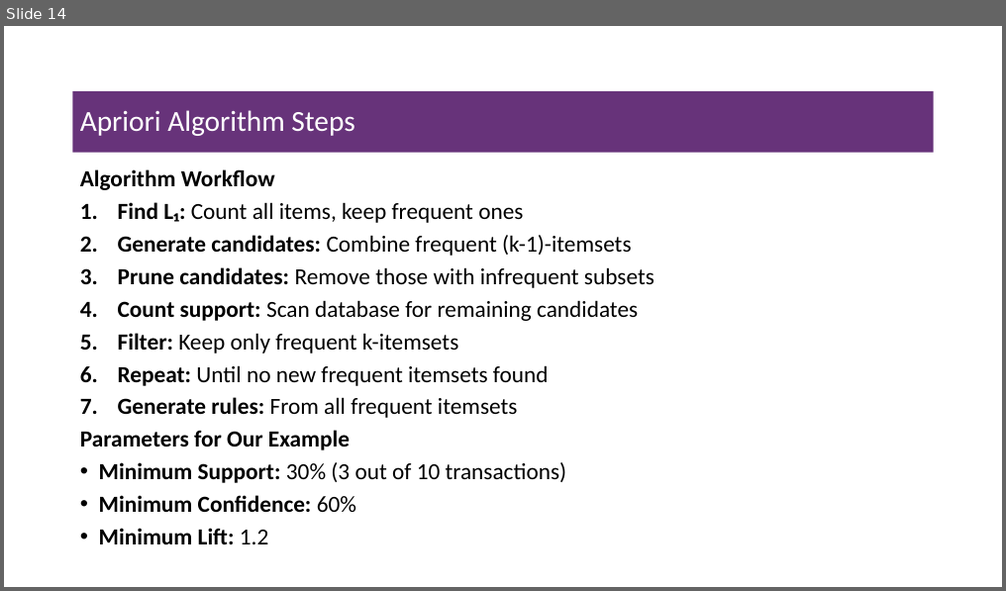
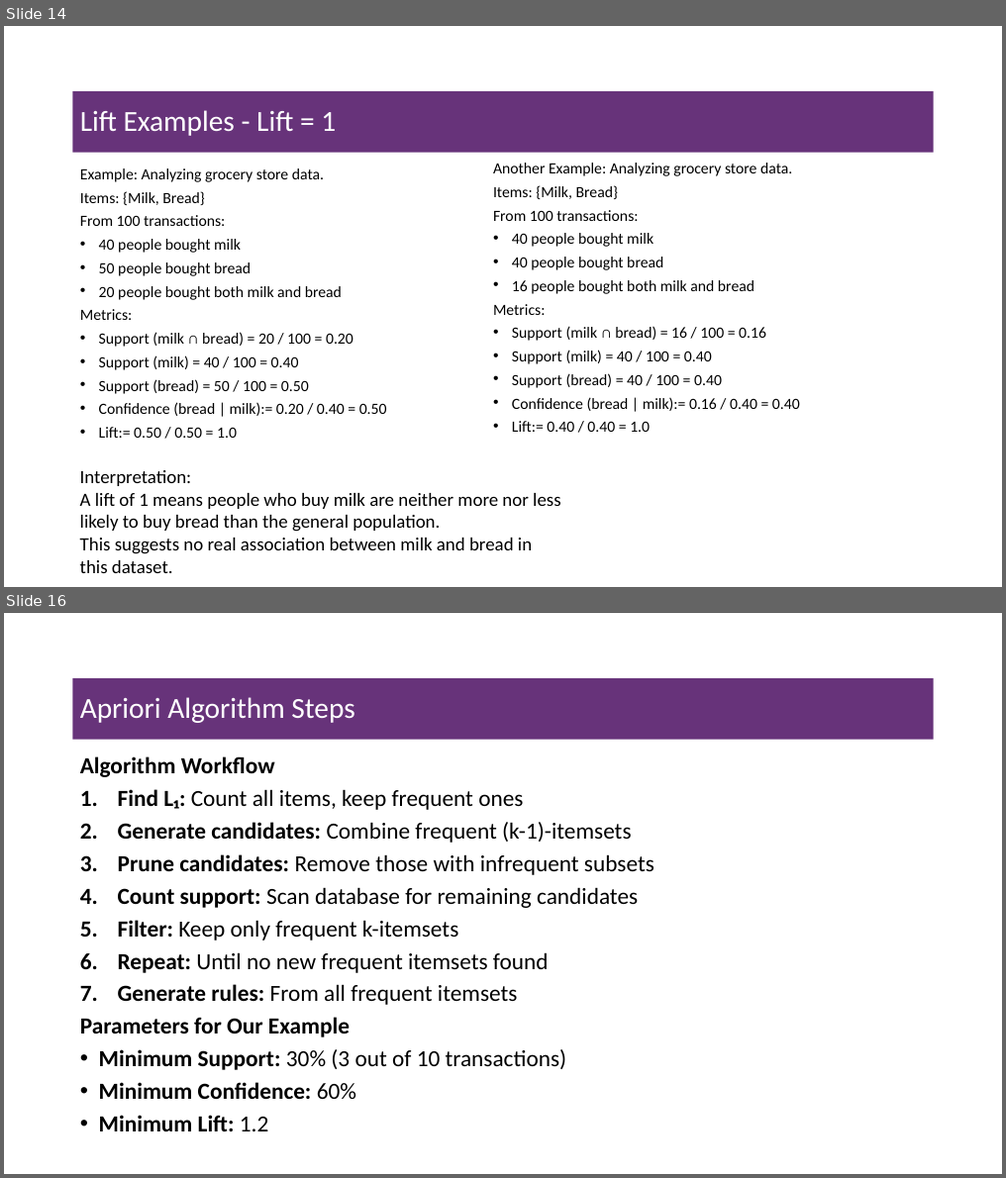
Before and after one commit to msfasha/307304-Data-Mining, a slide deck: 20242/Part 4-Associatin Rules Mining/beta/4-1-association_rules_mining.pptx. Shown one above the other, each under a label of ours: slide 14 before the commit, slides 14 and 16 after it; the slides between them are not shown. The pictures are 1006x591 and 1006x1178 pixels, drawn with LibreOffice and Linux fonts; fonts in the diff are those of the drawing; background and template pictures are left out. Boxes give left, top, right and bottom in pixels: in the first picture for what was removed or moved away, otherwise in the second. Text is boxed around its words. In the diff, an @@ line names an element or a change of style, - is before the commit and + after.

Commit message:
Update the association rules pptx

```diff
--- a/20242/Part 4-Associatin Rules Mining/beta/4-1-association_rules_mining.pptx
+++ b/20242/Part 4-Associatin Rules Mining/beta/4-1-association_rules_mining.pptx
@@ slide 14 added at bbox=[4, 26, 1002, 587], background #FFFFFF @@
@@ title added at bbox=[73, 91, 934, 153], fill #67337A, 28 pt, text #FFFFFF @@
+Lift Examples - Lift = 1
@@ text added at bbox=[80, 169, 387, 438], 15 pt, text #000000 @@
+Example: Analyzing grocery store data.
+Items: {Milk, Bread}
+From 100 transactions:
+• 40 people bought milk
+• 50 people bought bread
+• 20 people bought both milk and bread
+Metrics:
+• Support (milk ∩ bread) = 20 / 100 = 0.20
+• Support (milk) = 40 / 100 = 0.40
+• Support (bread) = 50 / 100 = 0.50
+• Confidence (bread | milk):= 0.20 / 0.40 = 0.50
+• Lift:= 0.50 / 0.50 = 1.0
@@ text added at bbox=[493, 163, 800, 432], 15 pt, text #000000 @@
+Another Example: Analyzing grocery store data.
+Items: {Milk, Bread}
+From 100 transactions:
+• 40 people bought milk
+• 40 people bought bread
+• 16 people bought both milk and bread
+Metrics:
+• Support (milk ∩ bread) = 16 / 100 = 0.16
+• Support (milk) = 40 / 100 = 0.40
+• Support (bread) = 40 / 100 = 0.40
+• Confidence (bread | milk):= 0.16 / 0.40 = 0.40
+• Lift:= 0.40 / 0.40 = 1.0
@@ text added at bbox=[80, 471, 560, 573], 18 pt, text #000000 @@
+Interpretation:
+A lift of 1 means people who buy milk are neither more nor less likely to buy bread than the general population.
+This suggests no real association between milk and bread in this dataset.
@@ what was slide 14 is now slide 16 @@
```
Also in this commit, not shown: 8 slides changed, 8 other slides added, 7 slides removed.
